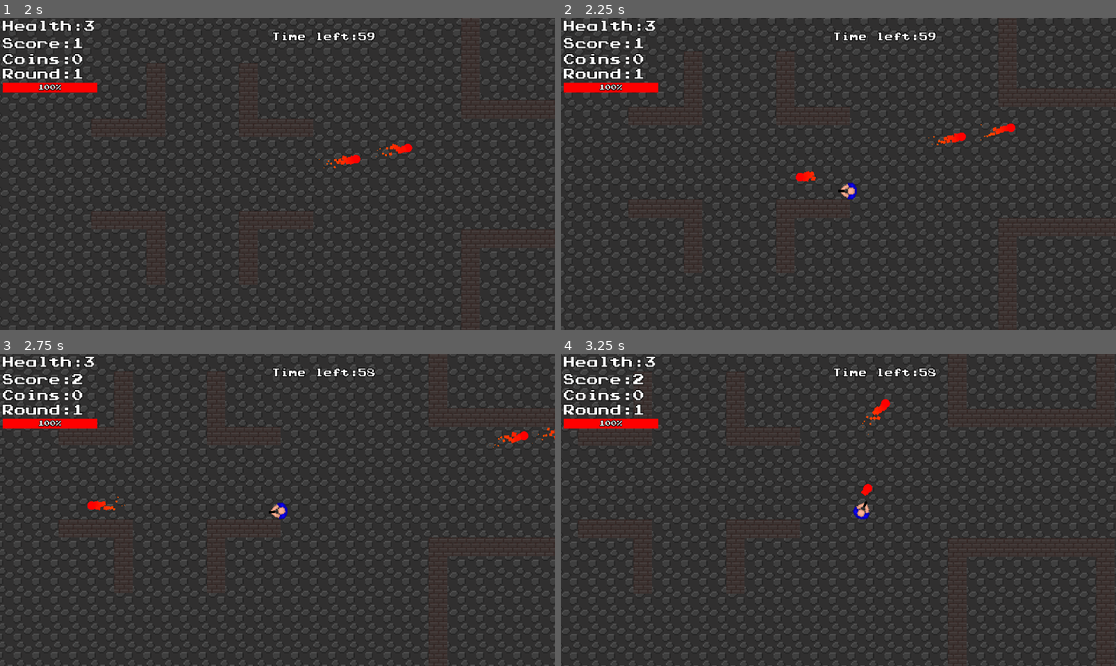
Above: before the commit, frames 1-4 (two rows, left to right).
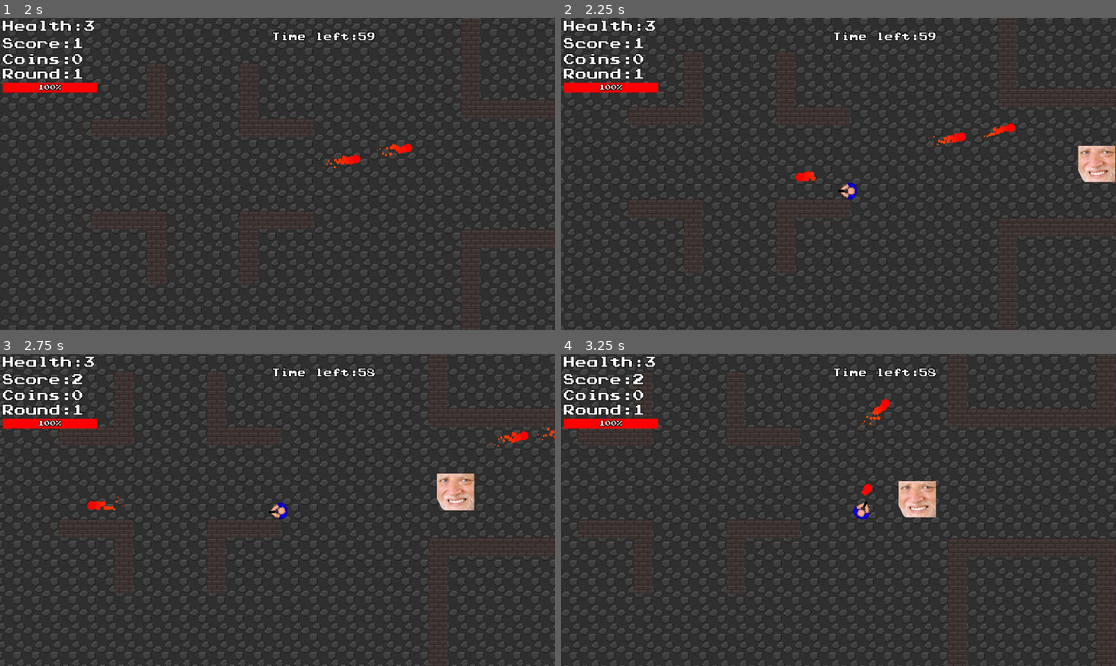
Above: after the commit, the same moments.

Repository: Kirottu/perttishooter
Game: Godot game, scene res://Scenes/MainMenu.tscn
Two runs of this game, one before a commit and one after it. Both use one fixed random seed, a clock stepped at 60 frames per second and the inputs below.
Inputs (mouse positions are in pixels of both pictures, inside the frame that each line leads up to):
- Up to frame 1 (2 s): click "Play" at 0.5 s; tap Enter at 1.25 s; move the mouse to (399, 158) at 1.27 s; hold D (right) from 1.28 s (still down); hold Space (fire) from 1.28 s (still down)
- Up to frame 2 (2.25 s): move the mouse to (727, 189) at 2.02 s; release D (right) at 2.03 s; release Space (fire) at 2.03 s; hold S (down) from 2.03 s (still down); tap Space (fire) at 2.1 s
- Up to frame 3 (2.75 s): keep holding S (down)
- Up to frame 4 (3.25 s): move the mouse to (894, 441) at 2.77 s; release S (down) at 2.78 s; hold D (right) from 2.78 s (still down); hold Space (fire) from 2.78 s (still down)

Frame 1 is identical in both runs. In frame 2, 0.8% of the frame differs, in the area x 93-100%, y 40-53%; in frame 3, 0.8%, in the area x 78-86%, y 38-51%; in frame 4, 0.8%.
Error before the commit: Invalid get index 'npc_spawn_pos' (on base: 'Node (Settings.gd)'). (res://Scripts/Level.gd:175)

Commit message:
Added Rocket Spaghetti splash screen, added shop menu

Diff:
--- a/Scenes/Level.tscn
+++ b/Scenes/Level.tscn
@@ -27,6 +27,11 @@
 0/tile_mode = 0
 0/occluder_offset = Vector2( 0, 0 )
 0/navigation_offset = Vector2( 0, 0 )
+0/shape_offset = Vector2( 0, 0 )
+0/shape_transform = Transform2D( 1, 0, 0, 1, 0, 0 )
+0/shape = SubResource( 1 )
+0/shape_one_way = false
+0/shape_one_way_margin = 1.0
 0/shapes = [ {
 "autotile_coord": Vector2( 0, 0 ),
 "one_way": false,
@@ -44,6 +49,10 @@
 1/occluder_offset = Vector2( 0, 0 )
 1/navigation_offset = Vector2( 0, 0 )
 1/navigation = SubResource( 2 )
+1/shape_offset = Vector2( 0, 0 )
+1/shape_transform = Transform2D( 1, 0, 0, 1, 0, 0 )
+1/shape_one_way = false
+1/shape_one_way_margin = 0.0
 1/shapes = [  ]
 1/z_index = 0
 4/name = "borror_tiles.png 4"
@@ -57,9 +66,15 @@
 4/autotile/spacing = 0
 4/autotile/occluder_map = [  ]
 4/autotile/navpoly_map = [  ]
+4/autotile/priority_map = [  ]
 4/autotile/z_index_map = [  ]
 4/occluder_offset = Vector2( 0, 0 )
 4/navigation_offset = Vector2( 0, 0 )
+4/shape_offset = Vector2( 0, 0 )
+4/shape_transform = Transform2D( 1, 0, 0, 1, 0, 0 )
+4/shape = SubResource( 3 )
+4/shape_one_way = false
+4/shape_one_way_margin = 1.0
 4/shapes = [ {
 "autotile_coord": Vector2( 1, 0 ),
 "one_way": false,
@@ -69,6 +84,15 @@
 } ]
 4/z_index = 0
 
+[sub_resource type="StyleBoxFlat" id=15]
+bg_color = Color( 0, 0, 0, 0.607843 )
+
+[sub_resource type="DynamicFont" id=16]
+size = 30
+outline_size = 2
+outline_color = Color( 0, 0, 0, 1 )
+font_data = ExtResource( 5 )
+
 [sub_resource type="StyleBoxFlat" id=5]
 bg_color = Color( 1, 0, 0, 1 )
 
@@ -145,8 +169,46 @@
 
 [node name="Shop" type="Node" parent="HUD"]
 
+[node name="Panel" type="Panel" parent="HUD/Shop"]
+margin_right = 500.0
+margin_bottom = 40.0
+custom_styles/panel = SubResource( 15 )
+__meta__ = {
+"_edit_use_anchors_": false
+}
+
+[node name="ScrollContainer" type="ScrollContainer" parent="HUD/Shop/Panel"]
+margin_left = 10.0
+margin_top = 10.0
+margin_right = 310.0
+margin_bottom = 410.0
+__meta__ = {
+"_edit_use_anchors_": false
+}
+
+[node name="VBoxContainer" type="VBoxContainer" parent="HUD/Shop/Panel/ScrollContainer"]
+margin_right = 200.0
+margin_bottom = 51.0
+custom_constants/separation = 10
+
+[node name="Label" type="Label" parent="HUD/Shop/Panel/ScrollContainer/VBoxContainer"]
+margin_right = 200.0
+margin_bottom = 51.0
+custom_fonts/font = ExtResource( 6 )
+text = "TEST"
+__meta__ = {
+"_edit_use_anchors_": false
+}
+
+[node name="ShopLabel" type="Label" parent="HUD/Shop/Panel"]
+margin_left = 10.0
+margin_top = 10.0
+margin_right = 40.0
+margin_bottom = 14.0
+custom_fonts/font = SubResource( 16 )
+text = "Shop"
+
 [node name="HUD" type="Node" parent="HUD"]
-editor/display_folded = true
 
 [node name="ProgressBar" type="ProgressBar" parent="HUD/HUD"]
 margin_left = 10.0
@@ -220,10 +282,10 @@
 }
 
 [node name="UnderAttackLabel" type="Label" parent="HUD/HUD"]
-margin_left = 520.0
-margin_top = 64.0
-margin_right = 1420.0
-margin_bottom = 115.0
+margin_left = 600.0
+margin_top = 56.0
+margin_right = 1500.0
+margin_bottom = 107.0
 custom_fonts/font = ExtResource( 6 )
 text = "Core under attack!"
 __meta__ = {
@@ -240,7 +302,6 @@
 
 [node name="PauseMenu" type="Node" parent="HUD"]
 pause_mode = 2
-editor/display_folded = true
 script = ExtResource( 7 )
 
 [node name="PauseLabel" type="Label" parent="HUD/PauseMenu"]
@@ -303,7 +364,6 @@
 
 [node name="GameOverMenu" type="Node" parent="HUD"]
 pause_mode = 2
-editor/display_folded = true
 
 [node name="GameOverLabel" type="Label" parent="HUD/GameOverMenu"]
 visible = false
@@ -374,7 +434,6 @@
 }
 
 [node name="SpawnPoints" type="Node2D" parent="."]
-editor/display_folded = true
 
 [node name="SpawnPoint1" type="Node2D" parent="SpawnPoints"]
 position = Vector2( 1441.83, 1824.36 )
@@ -401,7 +460,6 @@
 position = Vector2( 2143.92, 1077.85 )
 
 [node name="Tower" type="Node2D" parent="."]
-editor/display_folded = true
 position = Vector2( 960, 640 )
 
 [node name="Area2D" type="Area2D" parent="Tower"]
@@ -411,7 +469,6 @@
 shape = SubResource( 13 )
 
 [node name="Shop" type="Node2D" parent="."]
-editor/display_folded = true
 position = Vector2( 3030, 640 )
 
 [node name="Area2D" type="Area2D" parent="Shop"]
@@ -426,3 +483,4 @@
 [connection signal="pressed" from="HUD/GameOverMenu/RestartButton" to="." method="_on_RestartButton_pressed"]
 [connection signal="body_entered" from="Tower/Area2D" to="." method="_on_Area2D_body_entered"]
 [connection signal="body_entered" from="Shop/Area2D" to="." method="_on_Shop_body_entered"]
+[connection signal="body_exited" from="Shop/Area2D" to="." method="_on_Area2D_body_exited"]
--- a/Scripts/Level.gd
+++ b/Scripts/Level.gd
@@ -8,6 +8,7 @@
 onready var round_indicator_label = $HUD/HUD/RoundTimerIndicator
 onready var round_label = $HUD/HUD/RoundLabel
 onready var tower_health_bar = $HUD/HUD/ProgressBar
+onready var shop_panel = $HUD/Shop/Panel
 
 # Gameover menu references
 onready var game_over_label = $HUD/GameOverMenu/GameOverLabel
@@ -16,6 +17,7 @@
 onready var restart_button = $HUD/GameOverMenu/RestartButton
 
 # Misc references
+onready var shop = $Shop
 onready var tower = $Tower
 onready var respawn_label = $HUD/HUD/RespawnLabel
 onready var under_attack_label = $HUD/HUD/UnderAttackLabel
@@ -90,6 +92,7 @@
 			_spawn_enemy(rng.randi_range(0,7))
 
 func set_visibility():
+	shop_panel.visible = false
 	game_over_label.visible = false
 	quit_button.visible = false
 	main_menu_button.visible = false
@@ -135,8 +138,11 @@
 	core_damage_timer.set_one_shot(false)
 
 func set_positions():
-	$HUD/ColorRect.set_size(Vector2(get_viewport().size.x, get_viewport().size.y))
+	shop_panel.rect_size = Vector2(300, get_viewport().size.y - 200)
+	shop_panel.rect_position = Vector2(get_viewport().size.x - shop_panel.get_rect().size.x, 100)
 	game_over_label.rect_position = Vector2((get_viewport().size.x - game_over_label.get_rect().size.x) / 2, get_viewport().size.y / 4)
+	shop_panel.get_node("ScrollContainer").rect_size = Vector2(shop_panel.rect_size.x, shop_panel.rect_size.y - 20)
+	shop_panel.get_node("ScrollContainer").rect_position = Vector2(shop_panel.rect_position.x, shop_panel.rect_position.y - 20)
 	quit_button.rect_position = Vector2((get_viewport().size.x - quit_button.get_rect().size.x) / 2, get_viewport().size.y / 4 + 250)
 	main_menu_button.rect_position = Vector2((get_viewport().size.x - main_menu_button.get_rect().size.x) / 2, get_viewport().size.y / 4 + 175)
 	restart_button.rect_position = Vector2((get_viewport().size.x - restart_button.get_rect().size.x) / 2, get_viewport().size.y / 4 + 100)
@@ -172,7 +178,7 @@
 
 func spawn_npc():
 	var npc = npc_scene.instance()
-	npc.position = Settings.npc_spawn_pos
+	npc.position = shop.position
 	add_child(npc)
 	npc.set_pertti_ref(pertti)
 
@@ -269,6 +275,7 @@
 func _on_Shop_body_entered(body):
 	if body.name == "Pertti":
 		print("Shop entered")
+		shop_panel.visible = true
 
 func _on_MainMenuButton_pressed():
 	get_tree().paused = false
@@ -307,3 +314,7 @@
 
 func _on_viewport_size_changed():
 	set_positions()
+
+func _on_Area2D_body_exited(body):
+	if body.name == "Pertti":
+		shop_panel.visible = false
--- a/project.godot
+++ b/project.godot
@@ -17,6 +17,8 @@
 
 config/name="perttishooter"
 run/main_scene="res://Scenes/MainMenu.tscn"
+boot_splash/image="res://Assets/Textures/rocket_spaghetti_logo.png"
+boot_splash/bg_color=Color( 1, 1, 1, 1 )
 config/icon="res://icon.png"
 
 [autoload]
Binary file added: Assets/Textures/rocket_spaghetti_logo.png
Not shown, added: Assets/Textures/rocket_spaghetti_logo.png.import
Not shown: 1 places in Scenes/Level.tscn that only renumber resources
